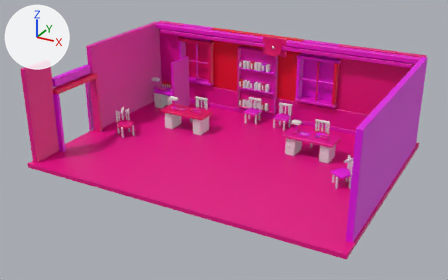
The glTF model assets/court_sets/court_chapter_12.glb, before and after one commit.
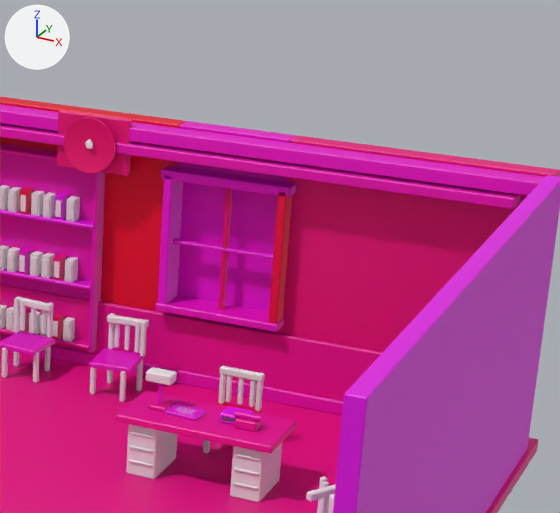
Old and new are each drawn whole from a 50 mm camera at (9.66, -18.06, 9.49) aimed at (-0.01, -0.46, 0.69) and again close up on the part from 54% to 95% of the width and 0% to 60% of the height. Every picture has the same lights, and +X, +Y and +Z are marked at upper left. The last two pictures show the newer version. Vertices at exactly the same position are counted once.

The first close-up shows 'CorniceRear', 'Desk_1', 'Floor', 'Glazing_1', 'InstitutionAssembly', 'InstitutionThrone', 'MinistryBooks', 'MinistryBooks_Records', 'OfficeCornice', 'Wainscot', 'WallBackPier_1', 'WallBackPier_end', 'WallRight', 'WindowReveal_1' and 15 more.
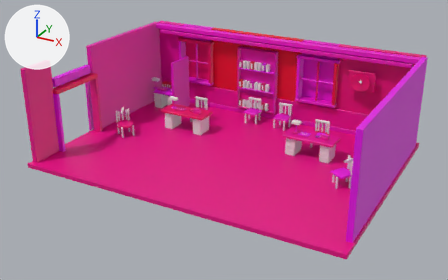
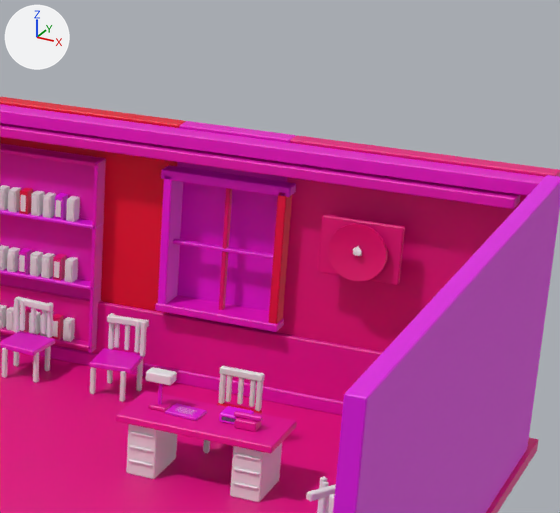
Where the change shows, as pixel boxes (x1, y1, x2, y2) in the close-ups (560 x 513 px):
'InstitutionThrone', moved: before (63, 117, 116, 173); after (328, 223, 387, 282)
'InstitutionAssembly', moved: before (57, 110, 132, 176); after (318, 215, 405, 285)

The change, as a diff of the scene's bpy script:
```diff
--- a/assets/court_sets/court_chapter_12.glb.py
+++ b/assets/court_sets/court_chapter_12.glb.py
@@ me_institutionassembly @@
 # used by ob_institutionassembly; location = (0.0, 0.0, 0.0)
-me_institutionassembly.from_pydata(...)  # 24 vertices, 44 faces; spans x -0.5..0.5, y 3.565..3.635, z 2.74..3.46
+me_institutionassembly.from_pydata(...)  # 24 vertices, 44 faces; spans x 3.05..4.05, y 3.565..3.635, z 1.89..2.61
+# me_institutionassembly part 1: the whole mesh is moved by (3.55, 0.0, -0.85)
 me_institutionassembly.materials.append(mat_weave_b)
@@ me_institutionthrone @@
 # used by ob_institutionthrone; location = (0.0, 0.0, 0.0)
-me_institutionthrone.from_pydata(...)  # 518 vertices, 1028 faces; spans x -0.36..0.36, y 3.416..3.51, z 2.74..3.46
+me_institutionthrone.from_pydata(...)  # 518 vertices, 1028 faces; spans x 3.19..3.91, y 3.416..3.51, z 1.89..2.61
+# me_institutionthrone part 2: the whole mesh is moved by (3.55, 0.0, -0.85)
 me_institutionthrone.materials.append(mat_shield_c)
```
